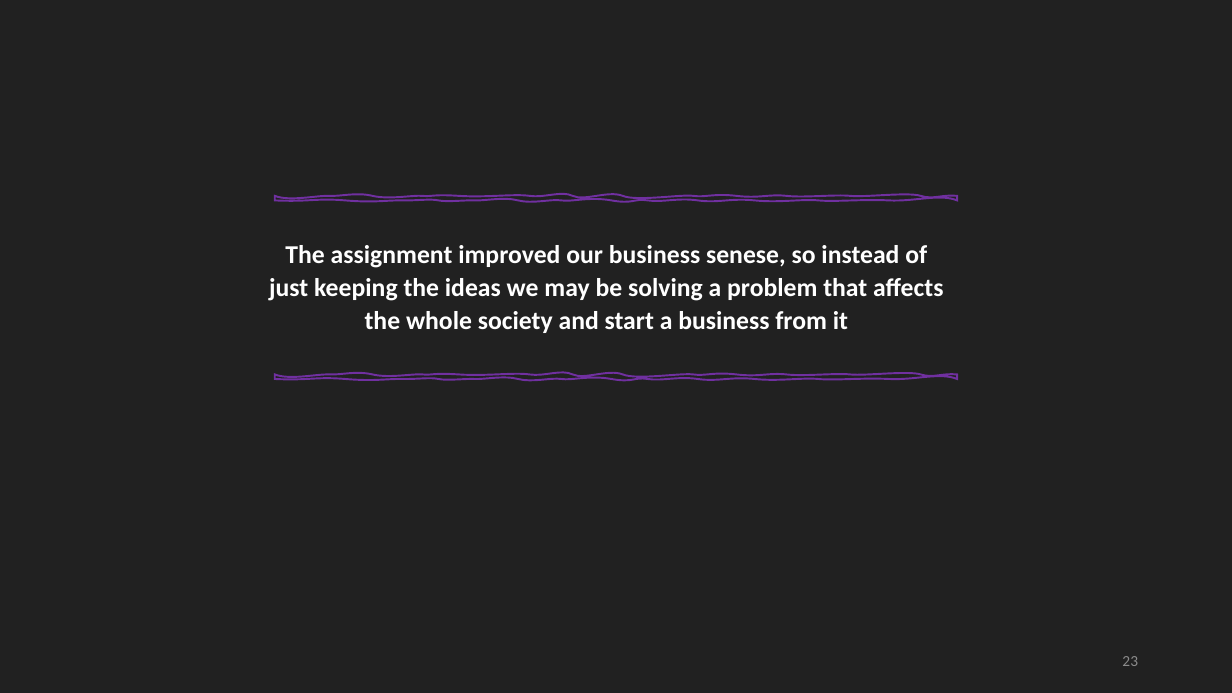
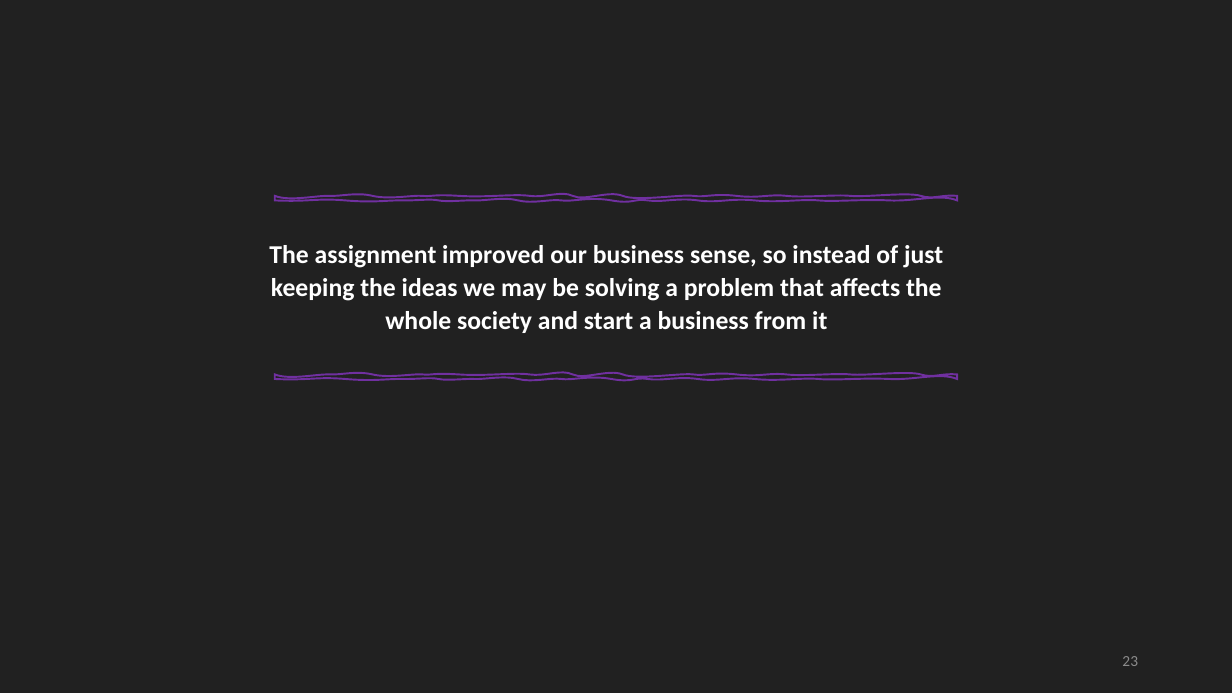
Before and after one commit to Mhd-Ghd/on-campus-delivery-robot, a slide deck: slide 23 of reports/report-2/Press#2.pptm. Drawn at 1232x693 pixels with LibreOffice and Linux fonts; fonts in the diff are those of the drawing. Boxes give left, top, right and bottom in pixels: in the first picture for what was removed or moved away, otherwise in the second. Text is boxed around its words. In the diff, an @@ line names an element or a change of style, - is before the commit and + after.

```diff
--- a/reports/report-2/Press#2.pptm
+++ b/reports/report-2/Press#2.pptm
@@ text at [269, 245, 943, 333]: text changed @@
-The assignment improved our business senese, so instead of just keeping the ideas we may be solving a problem that affects the whole society and start a business from it
+The assignment improved our business sense, so instead of just keeping the ideas we may be solving a problem that affects the whole society and start a business from it
```
Also in this commit, not shown: 5 other slides changed.
